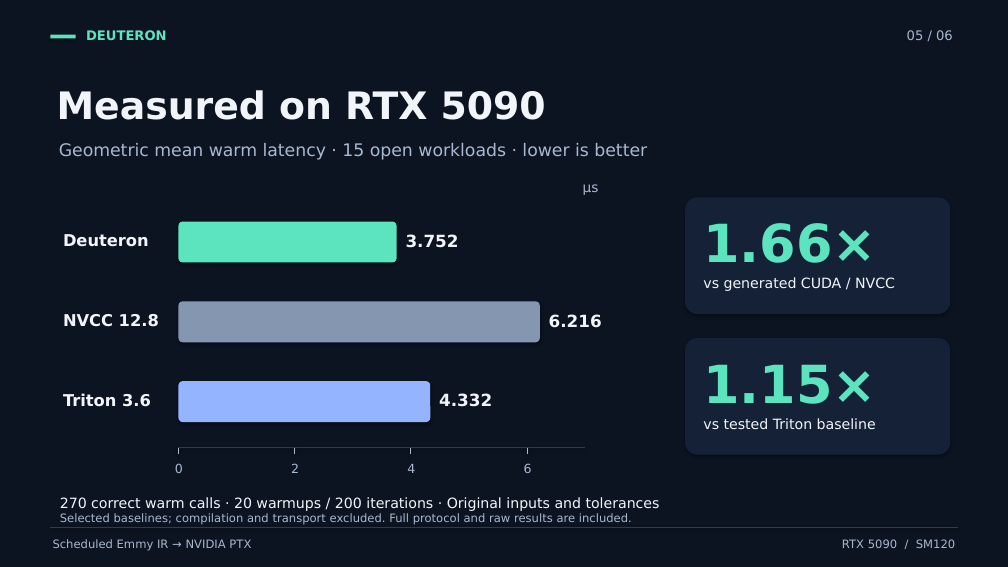
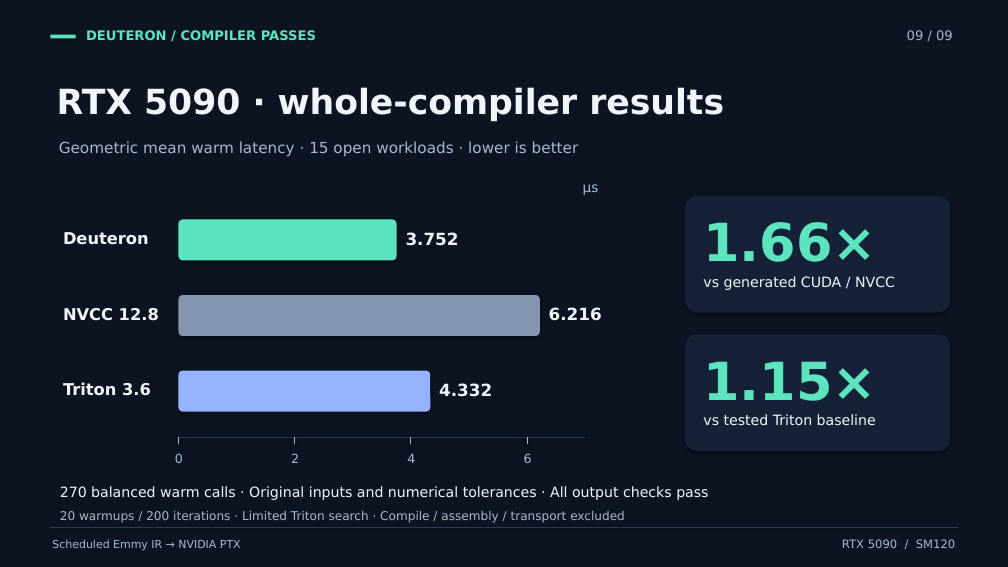
Before and after one commit to stashuk-olek/deuteron, a slide deck: slide 9 of docs/video/slides.pptx (slide 5 before the commit). Drawn at 1008x567 pixels with LibreOffice and Linux fonts; fonts in the diff are those of the drawing. Boxes give left, top, right and bottom in pixels: in the first picture for what was removed or moved away, otherwise in the second. Text is boxed around its words. In the diff, an @@ line names an element or a change of style, - is before the commit and + after.

Commit message:
Refocus presentation on compiler passes and engineering contributions

```diff
--- a/docs/video/slides.pptx
+++ b/docs/video/slides.pptx
@@ text at box(86, 30, 316, 40): text changed @@
-DEUTERON
+DEUTERON / COMPILER PASSES
@@ text at box(907, 30, 953, 40): text changed @@
-05 / 06
+09 / 09
@@ text at box(57, 87, 724, 122): text changed; size 36 to 33 pt @@
-Measured on RTX 5090
+RTX 5090 · whole-compiler results
@@ text "Geometric mean warm latency · ..." at box(59, 141, 579, 156): size 16.5 to 14.5 pt; line spacing 19.8pt to 17.4pt @@
@@ 3 texts, 2 rounded rectangles: place and size @@
-3 texts, 2 rounded rectangles at box(63, 302, 951, 454)
+3 texts, 2 rounded rectangles at box(63, 295, 951, 451)
@@ 6 texts, 5 lines, 1 rounded rectangle: place and size @@
-6 texts, 5 lines, 1 rounded rectangle at box(63, 381, 585, 473)
+6 texts, 5 lines, 1 rounded rectangle at box(63, 371, 585, 463)
@@ text at box(60, 486, 708, 500): text changed @@
-270 correct warm calls · 20 warmups / 200 iterations · Original inputs and tolerances
+270 balanced warm calls · Original inputs and numerical tolerances · All output checks pass
@@ text "Scheduled Emmy IR → NVIDIA ..." at box(52, 539, 241, 551): size 11 to 10.5 pt; line spacing 13.2pt to 12.6pt @@
@@ text at box(60, 511, 625, 523): text changed; size 11 to 11.5 pt @@
-Selected baselines; compilation and transport excluded. Full protocol and raw results are included.
+20 warmups / 200 iterations · Limited Triton search · Compile / assembly / transport excluded
```
Also in this commit, not shown: 8 slides added, 5 slides removed, 31 other files.
